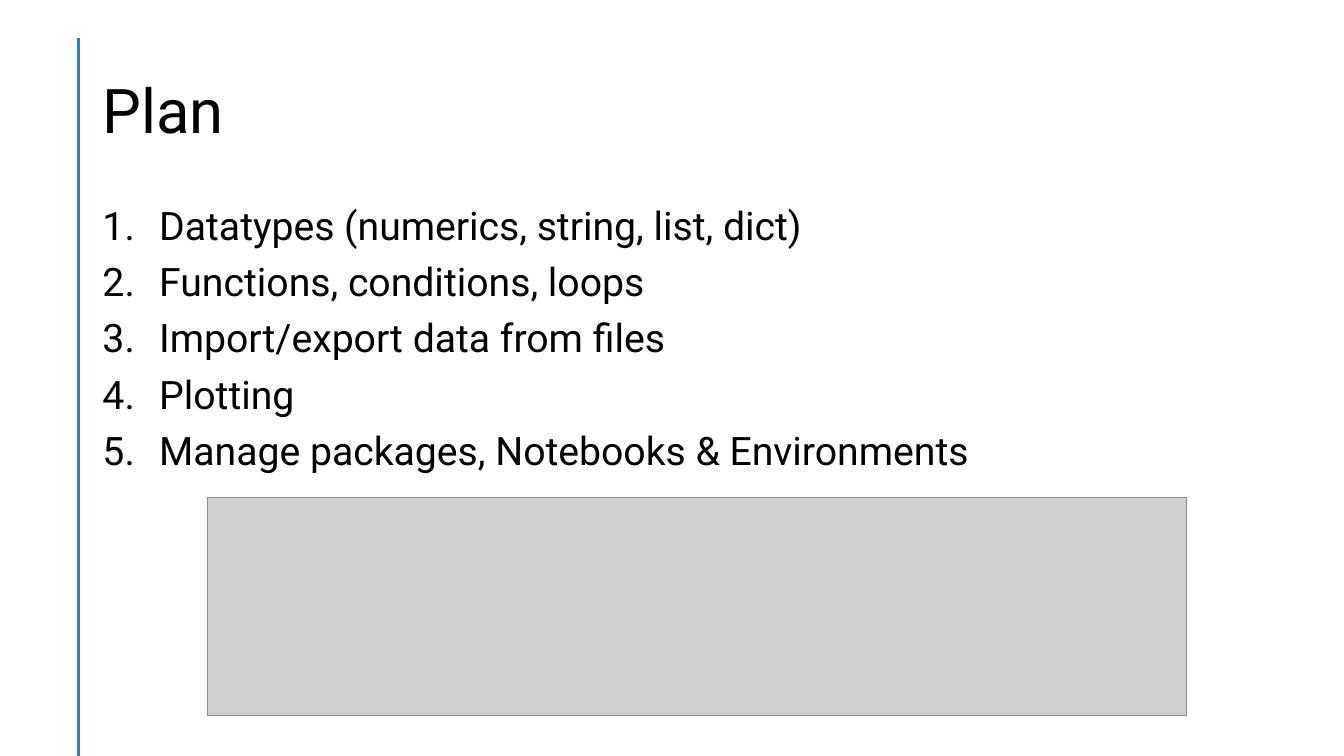
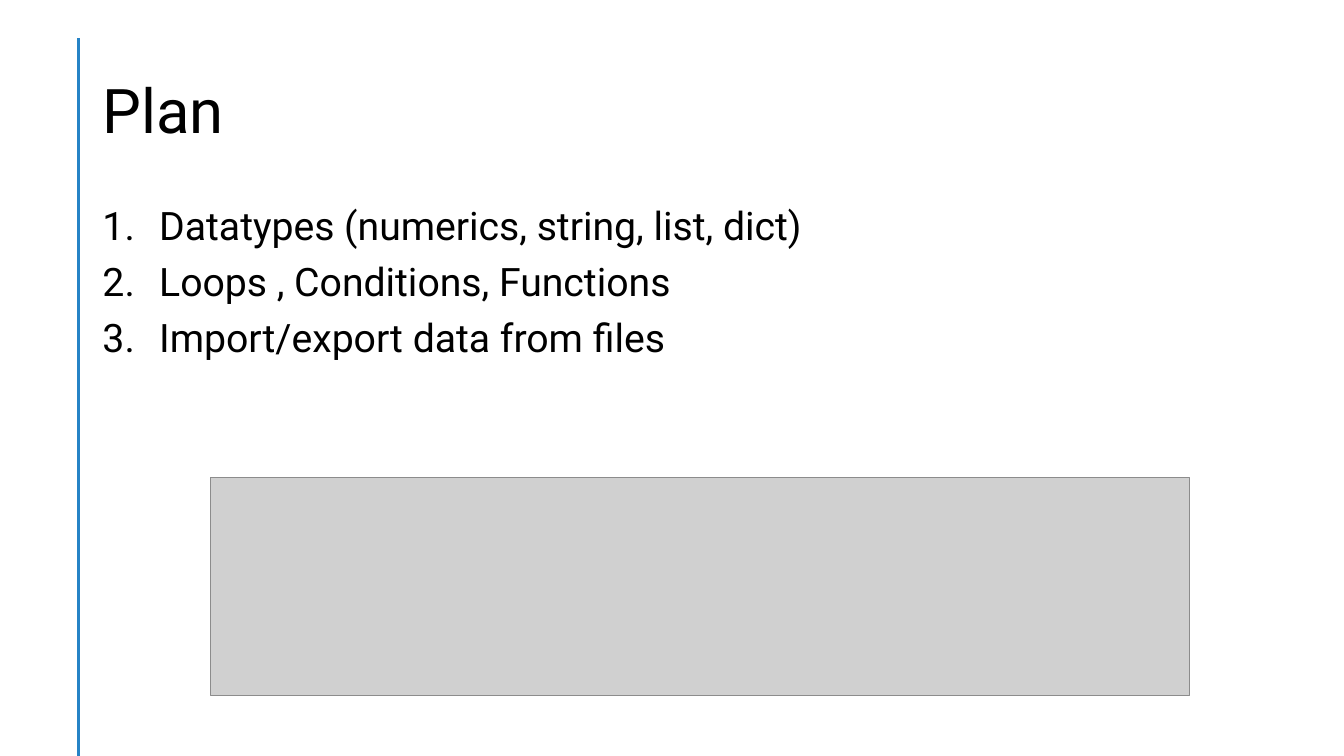
Before and after one commit to slevin48/training, a slide deck: slide 2 of doc/Python 101.pptx. Drawn at 1344x756 pixels with LibreOffice and Linux fonts; fonts in the diff are those of the drawing; grey boxes stand for pictures. Boxes give left, top, right and bottom in pixels: in the first picture for what was removed or moved away, otherwise in the second. Text is boxed around its words. In the diff, an @@ line names an element or a change of style, - is before the commit and + after.

```diff
--- a/doc/Python 101.pptx
+++ b/doc/Python 101.pptx
@@ text at [159, 266, 670, 304]: text changed @@
-2. Functions, conditions, loops
+2. Loops , Conditions, Functions
@@ text at [159, 379, 969, 473]: paragraphs removed @@
-4. Plotting
-5. Manage packages, Notebooks & Environments
@@ picture: place and size @@
-picture at [208, 497, 1187, 716]
+picture at [211, 478, 1190, 697]
```
Also in this commit, not shown: 4 other slides changed, 8 slides added, 1 other file.
